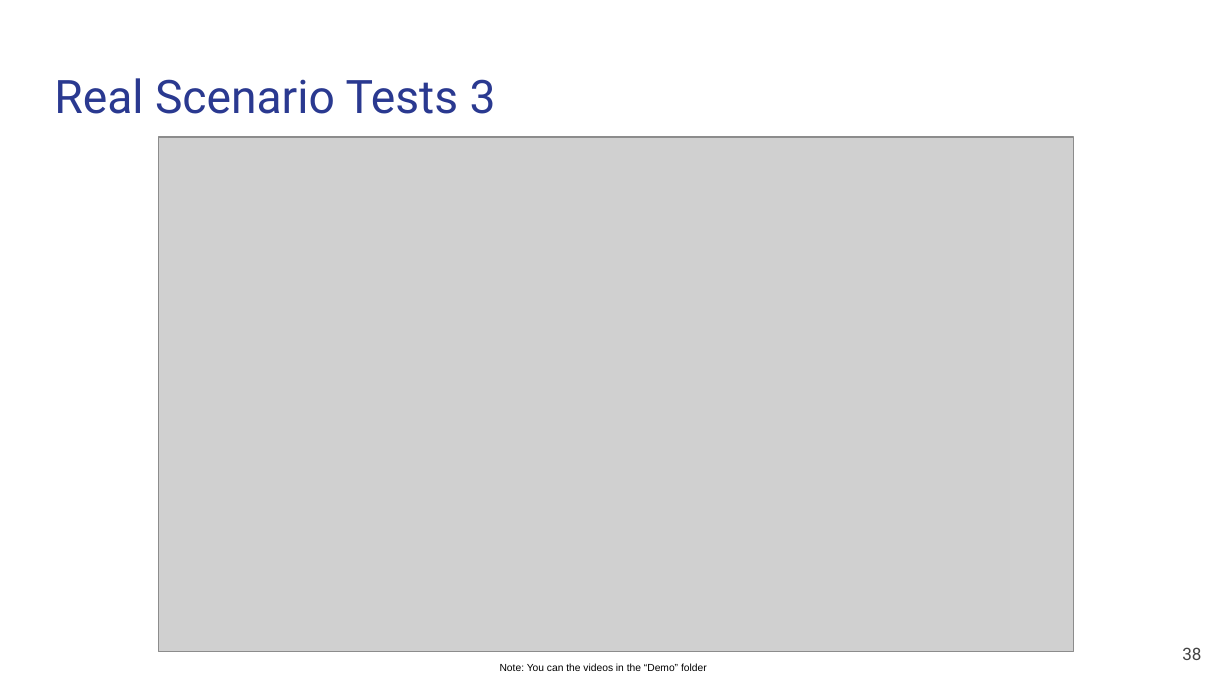
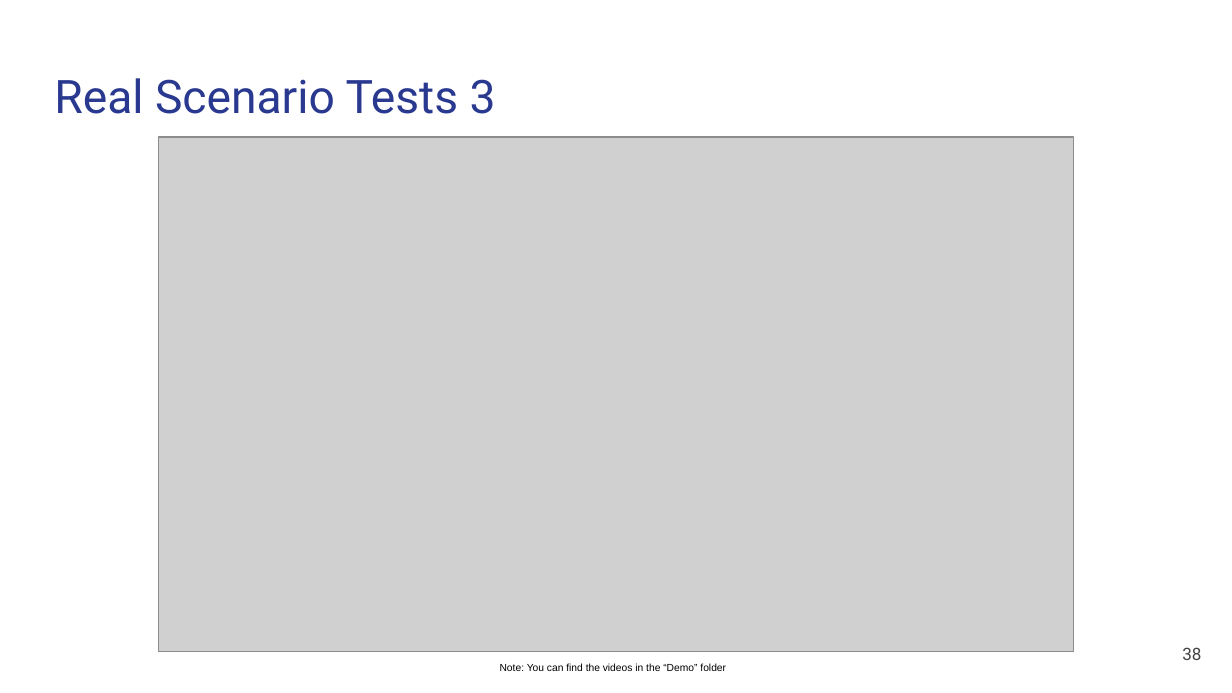
Before and after one commit to AlessioLucciola/airbnb-price-predictor, a slide deck: slide 38 of Airbnb Price Prediction - BD Project.pptx. Drawn at 1232x693 pixels with LibreOffice and Linux fonts; fonts in the diff are those of the drawing; grey boxes stand for pictures. Boxes give left, top, right and bottom in pixels: in the first picture for what was removed or moved away, otherwise in the second. Text is boxed around its words. In the diff, an @@ line names an element or a change of style, - is before the commit and + after.

```diff
--- a/Airbnb Price Prediction - BD Project.pptx
+++ b/Airbnb Price Prediction - BD Project.pptx
@@ text at box(500, 663, 726, 671): text changed @@
-Note: You can the videos in the “Demo” folder
+Note: You can find the videos in the “Demo” folder
```
Also in this commit, not shown: 7 other slides changed, 6 other files.
